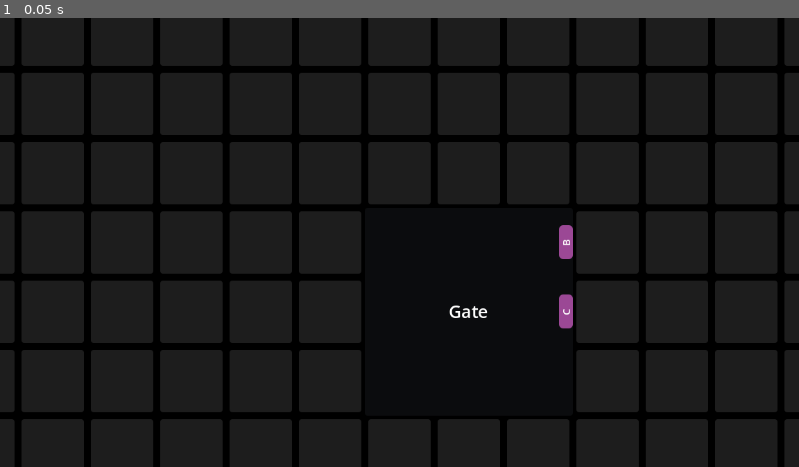
Above: before the commit, frame 1.
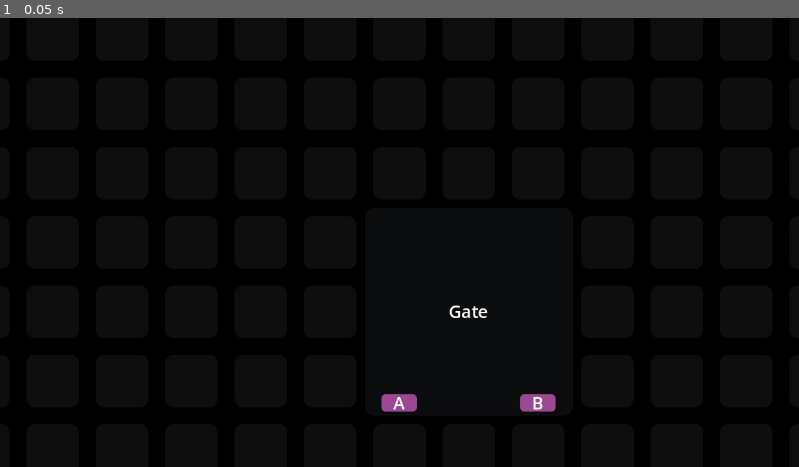
Above: after the commit, the same moment.

Repository: Frank-styding/dlogic
Game: Godot game, scene res://Scenes/Editor/Editor.tscn
The game is run twice, just before and just after one commit, with the same random seed, the same clock (stepped at 60 frames per second) and the same inputs. This scene is started directly instead of the project's main scene.
Inputs:
- Up to frame 1 (0.05 s): no input

The runs differ from the first frame. In frame 1, 20% of the frame differs, in the area x 0-100%, y 0-100%.

Commit message:
add connection position control

Diff:
--- a/Components/Gate/Connection.gd
+++ b/Components/Gate/Connection.gd
@@ -27,18 +27,23 @@
 	set(value):
 		_max = value.x
 		_min = value.y
-		set_size(Vector2(_max,_min))
+		var _size = Vector2(_max,_min)
+		set_size(_size)
+		set("custom_minimum_size",_size)
 		real_size = value
 
 
 var data:Dictionary
+var direction:int
 func _ready():
 	set_size(Vector2(_max,_min))
 	self.set("theme_override_styles/panel",box)
 
 	if data:
 		set_connection_name(data["name"])
-		rotate_for_position(data["position"])
+		rotate_for_position(direction)
+	else:
+		visible = false
 
 func set_connection_name(_name:String):
 	if label == null:
@@ -49,23 +54,25 @@
 	if not center_container:
 		return
 
+	# update size of connection and text container
 	var _size;
 	if _position % 2 == 0:
 		_size = Vector2(_max,_min)
 	elif _position % 2 == 1:
 		_size = Vector2(_min,_max)
-
 	set("custom_minimum_size",_size)
 	set_size(_size)
 	position = -size/2
 	center_container.set_size(Vector2(_max,_min))
 
+	# rotate text
 	center_container.pivot_offset = size/2
 	center_container.rotation = -PI/2 * _position
 	center_container.pivot_offset = Vector2(0,0)
 
+
+	## fix_position of text
 	var _diff = (center_container.size.y - _min)/2
-
 	if _position == 0:
 		center_container.position=Vector2(0,-_diff)
 	elif _position == 1:
@@ -76,8 +83,10 @@
 		center_container.position = Vector2(_min+_diff,0)
 
 
-func set_data(_data:Dictionary):
+func set_data(_direction:int,_data:Dictionary):
 	data = _data
+	direction = _direction
+
 
 
 var mouse_inside = false
--- a/Components/Gate/Connection.tscn
+++ b/Components/Gate/Connection.tscn
@@ -10,7 +10,7 @@
 corner_radius_bottom_left = 6
 
 [node name="Connection" type="Panel"]
-custom_minimum_size = Vector2(49, 15)
+custom_minimum_size = Vector2(51, 25)
 anchors_preset = -1
 anchor_left = -0.026
 anchor_top = 0.005
@@ -18,14 +18,14 @@
 anchor_bottom = 0.005
 offset_left = 5.452
 offset_top = -10.74
-offset_right = 54.452
-offset_bottom = 9.26
+offset_right = 56.452
+offset_bottom = 14.26
 pivot_offset = Vector2(7.5, 24.5)
-theme_override_styles/panel = SubResource("StyleBoxFlat_tr1qd")
+theme_override_styles/panel = SubResource("StyleBoxFlat_ubds6")
 script = ExtResource("1_3c6xe")
 color = Color(0.606419, 0.28215, 0.585482, 1)
 border_radius = 6
-real_size = Vector2(49, 20)
+real_size = Vector2(51, 25)
 
 [node name="CenterContainer" type="CenterContainer" parent="."]
 layout_direction = 2
@@ -41,7 +41,7 @@
 [node name="Label" type="Label" parent="CenterContainer"]
 custom_minimum_size = Vector2(14, 0)
 layout_mode = 2
-theme_override_font_sizes/font_size = 15
+theme_override_font_sizes/font_size = 25
 text = "A"
 horizontal_alignment = 1
 vertical_alignment = 1
--- a/Components/Gate/Gate.gd
+++ b/Components/Gate/Gate.gd
@@ -16,13 +16,36 @@
 @onready var right_container = $RightMargin/RightContainer as Container
 
 
-@onready var conection = preload("res://Components/Gate/Connection.tscn") #panel
+@onready var connection = preload("res://Components/Gate/Connection.tscn") #panel
+@onready var space = preload("res://Components/Gate/Space.tscn") #panel
 
 
 @export var connection_width: int = 49:
 	set(value):
 		connection_width = value
 		update_container_separation()
+
+
+## Variables
+var cell_size = 100
+var dimention = Vector2i(1,1)
+
+func _ready():
+	cell_size = GridData.cell_size
+	update_container_separation()
+
+	from_data({
+		"dimention":Vector2i(3,3),
+		"connections":{
+			0:[{"name":"A"},{},{"name":"B"}],
+			1:[],
+			2:[],
+			3:[]
+		}
+	})
+
+func connection_click(data:Dictionary):
+	print(data["name"])
 
 func update_container_separation():
 	if not (left_container and right_container and top_container and bottom_container):
@@ -44,37 +67,15 @@
 	margin_top.set("theme_override_constants/margin_left",half_separation)
 	margin_bottom.set("theme_override_constants/margin_left",half_separation)
 
-var cell_size = 100
-
-func _ready():
-	cell_size = GridData.cell_size
-	update_container_separation()
-
-	from_data({
-		"dimention":Vector2i(3,3),
-		"connections":[
-			{
-				"name":"B",
-				"position":1
-			},
-			{
-				"name":"C",
-				"position":1
-			}
-		]
-	})
-
-
 func from_data(data:Dictionary):
 	set_dimention(data["dimention"])
-	create_conections(data["connections"])
+	create_connections(data["connections"])
 
-
-
-var dimention = Vector2i(1,1)
 func set_dimention(n_dimention:Vector2i):
 	set_size(n_dimention * GridData.cell_size)
 	dimention = n_dimention
+	for child in top_container.get_children() + bottom_container.get_children() + left_container.get_children() + right_container.get_children():
+		child.queue_free()
 
 func get_container(_position:int):
 	if _position == 0:
@@ -86,14 +87,16 @@
 	if _position == 3:
 		return left_container
 
-func connection_click(data:Dictionary):
-	print(data["name"])
-
-func create_conections(data:Array):
-	for connection_data in data:
-		var _position = connection_data["position"] as int
-		var container = get_container(_position)
-		var n_conection = conection.instantiate() as GateConnection
-		n_conection.mouse_click.connect(connection_click)
-		n_conection.set_data(connection_data)
-		container.add_child(n_conection)
+func create_connections(data:Dictionary):
+	for i in range(4):
+		for connection_data in data[i]:
+			var container = get_container(i)
+			if connection_data.has("name"):
+				var n_connection = connection.instantiate() as GateConnection
+				n_connection.mouse_click.connect(connection_click)
+				n_connection.set_data(i,connection_data)
+				container.add_child(n_connection)
+			else:
+				var n_space = space.instantiate() as ConnectionSpace
+				n_space.set_direction(i)
+				container.add_child(n_space)
--- a/Components/Gate/Gate.tscn
+++ b/Components/Gate/Gate.tscn
@@ -4,10 +4,10 @@
 
 [sub_resource type="StyleBoxFlat" id="StyleBoxFlat_tfs0u"]
 bg_color = Color(0.0434614, 0.0480908, 0.0543672, 1)
-corner_radius_top_left = 4
-corner_radius_top_right = 4
-corner_radius_bottom_right = 4
-corner_radius_bottom_left = 4
+corner_radius_top_left = 14
+corner_radius_top_right = 14
+corner_radius_bottom_right = 14
+corner_radius_bottom_left = 14
 
 [node name="Gate" type="Panel"]
 custom_minimum_size = Vector2(200, 100)
@@ -17,6 +17,7 @@
 offset_bottom = 275.0
 theme_override_styles/panel = SubResource("StyleBoxFlat_tfs0u")
 script = ExtResource("1_mgbci")
+connection_width = 51
 
 [node name="Label" type="CenterContainer" parent="."]
 layout_mode = 1
@@ -40,11 +41,12 @@
 offset_top = -15.0
 grow_horizontal = 2
 grow_vertical = 0
-theme_override_constants/margin_left = 25
+theme_override_constants/margin_left = 24
+theme_override_constants/margin_bottom = 6
 
 [node name="BottomContainer" type="HBoxContainer" parent="BottomMargin"]
 layout_mode = 2
-theme_override_constants/separation = 51
+theme_override_constants/separation = 49
 
 [node name="TopMargin" type="MarginContainer" parent="."]
 layout_mode = 1
@@ -52,11 +54,12 @@
 anchor_right = 1.0
 offset_bottom = 15.0
 grow_horizontal = 2
-theme_override_constants/margin_left = 25
+theme_override_constants/margin_left = 24
+theme_override_constants/margin_top = 5
 
 [node name="TopContainer" type="HBoxContainer" parent="TopMargin"]
 layout_mode = 2
-theme_override_constants/separation = 51
+theme_override_constants/separation = 49
 
 [node name="RightMargin" type="MarginContainer" parent="."]
 layout_mode = 1
@@ -67,11 +70,12 @@
 offset_left = -15.0
 grow_horizontal = 0
 grow_vertical = 2
-theme_override_constants/margin_top = 25
+theme_override_constants/margin_top = 24
+theme_override_constants/margin_right = 6
 
 [node name="RightContainer" type="VBoxContainer" parent="RightMargin"]
 layout_mode = 2
-theme_override_constants/separation = 51
+theme_override_constants/separation = 49
 
 [node name="LeftMargin" type="MarginContainer" parent="."]
 layout_mode = 1
@@ -79,13 +83,14 @@
 anchor_bottom = 1.0
 offset_right = 15.0
 grow_vertical = 2
-theme_override_constants/margin_top = 25
+theme_override_constants/margin_left = 5
+theme_override_constants/margin_top = 24
 
 [node name="LeftContainer" type="VBoxContainer" parent="LeftMargin"]
 layout_mode = 2
-theme_override_constants/separation = 51
+theme_override_constants/separation = 49
 
 [connection signal="mouse_entered" from="RightMargin/RightContainer/Connection" to="RightMargin/RightContainer/Connection" method="_on_mouse_entered"]
 [connection signal="mouse_exited" from="RightMargin/RightContainer/Connection" to="RightMargin/RightContainer/Connection" method="_on_mouse_exited"]
-[connection signal="mouse_entered" from="RightMargin/RightContainer/@Panel@452376" to="RightMargin/RightContainer/@Panel@452376" method="_on_mouse_entered"]
-[connection signal="mouse_exited" from="RightMargin/RightContainer/@Panel@452376" to="RightMargin/RightContainer/@Panel@452376" method="_on_mouse_exited"]
+[connection signal="mouse_entered" from="RightMargin/RightContainer/@Panel@109593" to="RightMargin/RightContainer/@Panel@109593" method="_on_mouse_entered"]
+[connection signal="mouse_exited" from="RightMargin/RightContainer/@Panel@109593" to="RightMargin/RightContainer/@Panel@109593" method="_on_mouse_exited"]
--- /dev/null
+++ b/Components/Gate/Space.gd
@@ -0,0 +1,25 @@
+extends Panel
+class_name ConnectionSpace
+
+var _max = 0
+var _min = 0
+
+@export var real_size: Vector2:
+	set(value):
+		_max = value.x
+		_min = value.y
+		var _size = Vector2(_max,_min)
+		set_size(_size)
+		set("custom_minimum_size",_size)
+		real_size = value
+
+func set_direction(direction):
+	var _size;
+	if direction % 2 == 0:
+		_size = Vector2(_max,_min)
+	elif direction % 2 == 1:
+		_size = Vector2(_min,_max)
+
+	set("custom_minimum_size",_size)
+	set_size(_size)
+	position = -size/2
--- /dev/null
+++ b/Components/Gate/Space.tscn
@@ -0,0 +1,22 @@
+[gd_scene load_steps=3 format=3 uid="uid://diq040gw1tgs7"]
+
+[ext_resource type="Script" path="res://Components/Gate/Space.gd" id="1_p2tet"]
+
+[sub_resource type="StyleBoxFlat" id="StyleBoxFlat_wned2"]
+bg_color = Color(0.984314, 0.317647, 0.529412, 0)
+
+[node name="Space" type="Panel"]
+custom_minimum_size = Vector2(51, 25)
+anchors_preset = -1
+anchor_left = -0.026
+anchor_top = 0.005
+anchor_right = -0.026
+anchor_bottom = 0.005
+offset_left = 5.452
+offset_top = -10.74
+offset_right = 56.452
+offset_bottom = 14.26
+pivot_offset = Vector2(7.5, 24.5)
+theme_override_styles/panel = SubResource("StyleBoxFlat_wned2")
+script = ExtResource("1_p2tet")
+real_size = Vector2(51, 25)
--- a/Components/Grid/Grid.gd
+++ b/Components/Grid/Grid.gd
@@ -31,10 +31,6 @@
 			add_child(tile)
 
 
-	#box = StyleBoxFlat.new()
-	#box.set_corner_radius_all(5)
-	#box.bg_color = GridData.background_color
-
 func fix_to_grid_size(size):
 	return Vector2i(floor(size / GridData.cell_size))
 
@@ -60,22 +56,6 @@
 		position.y += grid_view_area.y
 	if diff.y  < -grid_view_area.y/2:
 		position.y += -grid_view_area.y
-
-#func _draw():
-	#print("drwa")
-	#draw_rect(Rect2(-grid_size/2,grid_size),GridData.line_color)
-	#var pos = Vector2(grid_size) / 2
-	#var border_pos = Vector2(1,1) * GridData.line_width
-	#var cell_size = Vector2(1,1) * GridData.cell_size
-	#for x in grid_dim.x:
-		#for y in grid_dim.y:
-			#var rect = Rect2(
-					#-pos + border_pos +
-					#Vector2(x,y) * GridData.cell_size,
-					#cell_size - border_pos * 2
-			#)
-			#draw_style_box(box,rect)
-
 func _on_camera_update(_zoom, pos):
 	update_grid_pos(pos)
 
--- a/Components/Grid/Tile.gd
+++ b/Components/Grid/Tile.gd
@@ -36,9 +36,10 @@
 func _ready():
 	background_box.bg_color = background_color
 	tile_box.bg_color = tile_color
+	tile_box.set_corner_radius_all(border)
+	#tile_box.set_border_width_all(4)
 	tile.set_size(Vector2i(cell_size,cell_size) - Vector2i(margin,margin)*2)
 	tile.position = Vector2i(margin,margin)
-	tile_box.set_corner_radius_all(border)
 
 	tile.set("theme_override_styles/panel",tile_box)
 	self.set("theme_override_styles/panel",background_box)
--- a/Components/Grid/Tile.tscn
+++ b/Components/Grid/Tile.tscn
@@ -2,26 +2,26 @@
 
 [ext_resource type="Script" path="res://Components/Grid/Tile.gd" id="1_4feff"]
 
-[sub_resource type="StyleBoxFlat" id="StyleBoxFlat_hb21x"]
+[sub_resource type="StyleBoxFlat" id="StyleBoxFlat_eqaoj"]
 bg_color = Color(0, 0, 0, 1)
 
-[sub_resource type="StyleBoxFlat" id="StyleBoxFlat_clpbf"]
-bg_color = Color(0.114897, 0.114897, 0.114897, 1)
-corner_radius_top_left = 4
-corner_radius_top_right = 4
-corner_radius_bottom_right = 4
-corner_radius_bottom_left = 4
+[sub_resource type="StyleBoxFlat" id="StyleBoxFlat_4j2f4"]
+bg_color = Color(0.0562916, 0.0562916, 0.0562916, 1)
+corner_radius_top_left = 12
+corner_radius_top_right = 12
+corner_radius_bottom_right = 12
+corner_radius_bottom_left = 12
 
 [node name="Background" type="Panel"]
 offset_left = -25.0
 offset_top = -25.0
 offset_right = 75.0
 offset_bottom = 75.0
-theme_override_styles/panel = SubResource("StyleBoxFlat_hb21x")
+theme_override_styles/panel = SubResource("StyleBoxFlat_eqaoj")
 script = ExtResource("1_4feff")
-tile_color = Color(0.114897, 0.114897, 0.114897, 1)
-margin = 5
-border = 4
+tile_color = Color(0.0562916, 0.0562916, 0.0562916, 1)
+margin = 12
+border = 12
 
 [node name="Tile" type="Panel" parent="."]
 layout_mode = 1
@@ -30,10 +30,10 @@
 anchor_top = 0.5
 anchor_right = 0.5
 anchor_bottom = 0.5
-offset_left = -45.0
-offset_top = -45.0
-offset_right = 45.0
-offset_bottom = 45.0
+offset_left = -38.0
+offset_top = -38.0
+offset_right = 38.0
+offset_bottom = 38.0
 grow_horizontal = 2
 grow_vertical = 2
-theme_override_styles/panel = SubResource("StyleBoxFlat_clpbf")
+theme_override_styles/panel = SubResource("StyleBoxFlat_4j2f4")
--- /dev/null
+++ b/Components/Wire/Wire.tscn
@@ -0,0 +1,3 @@
+[gd_scene format=3 uid="uid://cfukbkyrjmhpg"]
+
+[node name="Wire" type="Node2D"]
Not shown: 1 places in Components/Gate/Connection.tscn that only renumber resources
